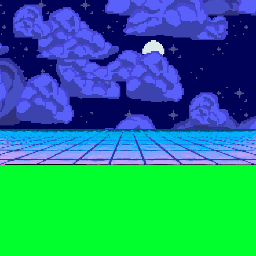
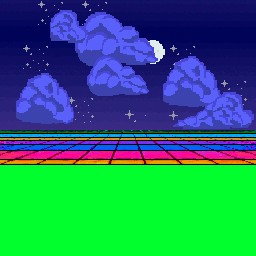
Comparing the layer stacks of the two w=256, h=256 images. Changes:
removed layer "cloudsfull" over [0, 0, 256, 129]
removed layer "cloudsimm" over [0, 0, 256, 129]
added layer "clouds1" above "clouds2" over [16, 73, 254, 129]
added layer "clouds2" above "clouds3 (discarded)" over [50, 10, 221, 107]
added layer "stars+moon" above "sky" over [23, 1, 247, 123]
painted on "sky" over [0, 0, 256, 129]
added layer "lines cartoon colored" above "lines cartoon" over [0, 130, 256, 165]
hid "lines cartoon", painted on it over [0, 130, 256, 165]
hid "lines", painted on it over [0, 130, 256, 165]
painted on "Background" over [0, 0, 256, 129]
